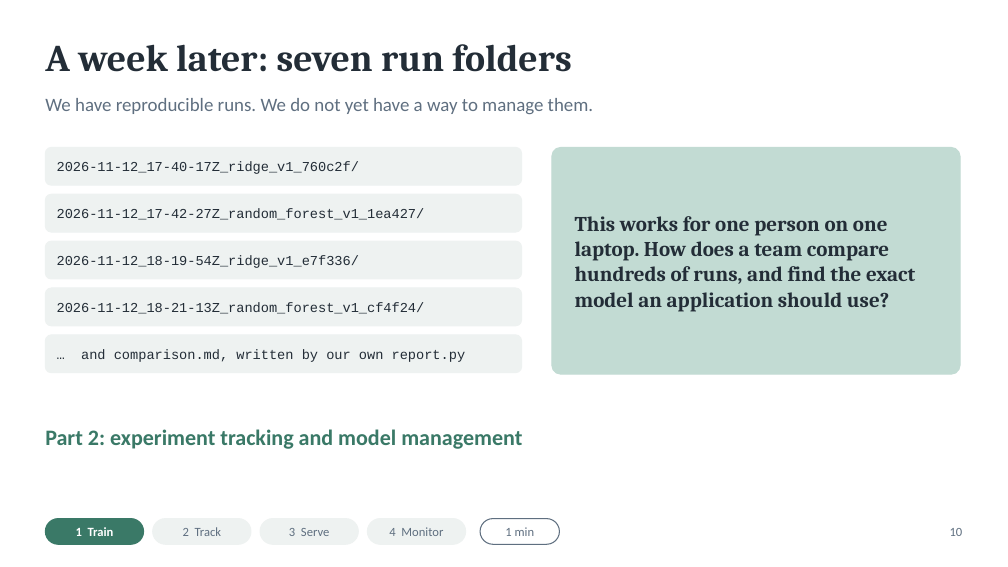
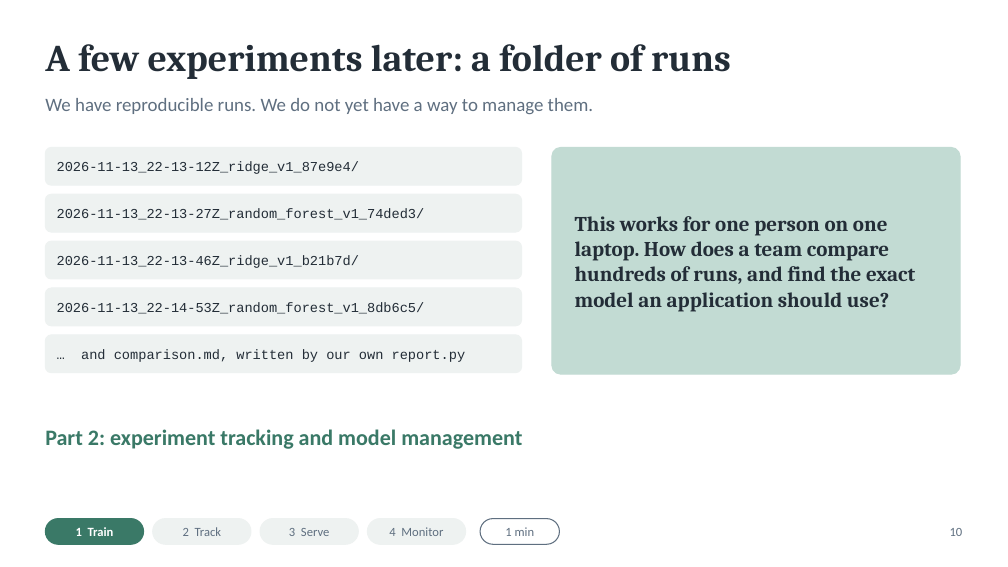
Before and after one commit to annadox/mlds2-demo, a slide deck: slide 11 of docs/presenter_1/mlds2-part1.pptx. Drawn at 1008x567 pixels with LibreOffice and Linux fonts; fonts in the diff are those of the drawing. Boxes give left, top, right and bottom in pixels: in the first picture for what was removed or moved away, otherwise in the second. Text is boxed around its words. In the diff, an @@ line names an element or a change of style, - is before the commit and + after.

```diff
--- a/docs/presenter_1/mlds2-part1.pptx
+++ b/docs/presenter_1/mlds2-part1.pptx
@@ text at box(45, 44, 731, 79): text changed @@
-A week later: seven run folders
+A few experiments later: a folder of runs
@@ text at box(57, 161, 359, 174): text changed @@
-2026-11-12_17-40-17Z_ridge_v1_760c2f/
+2026-11-13_22-13-12Z_ridge_v1_87e9e4/
@@ text at box(57, 208, 425, 220): text changed @@
-2026-11-12_17-42-27Z_random_forest_v1_1ea427/
+2026-11-13_22-13-27Z_random_forest_v1_74ded3/
@@ text at box(57, 255, 359, 268): text changed @@
-2026-11-12_18-19-54Z_ridge_v1_e7f336/
+2026-11-13_22-13-46Z_ridge_v1_b21b7d/
@@ text at box(57, 302, 425, 314): text changed @@
-2026-11-12_18-21-13Z_random_forest_v1_cf4f24/
+2026-11-13_22-14-53Z_random_forest_v1_8db6c5/
```
Also in this commit, not shown: 2 other slides changed, 44 other files.
